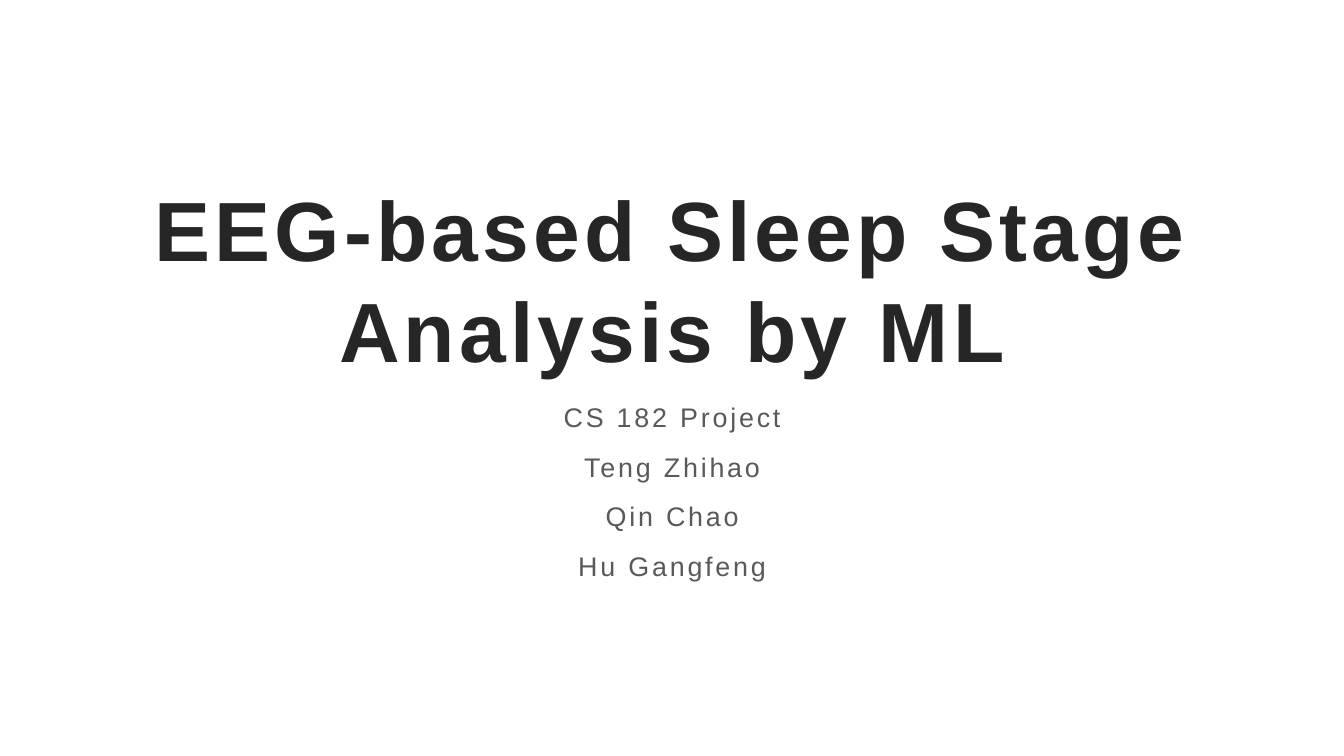
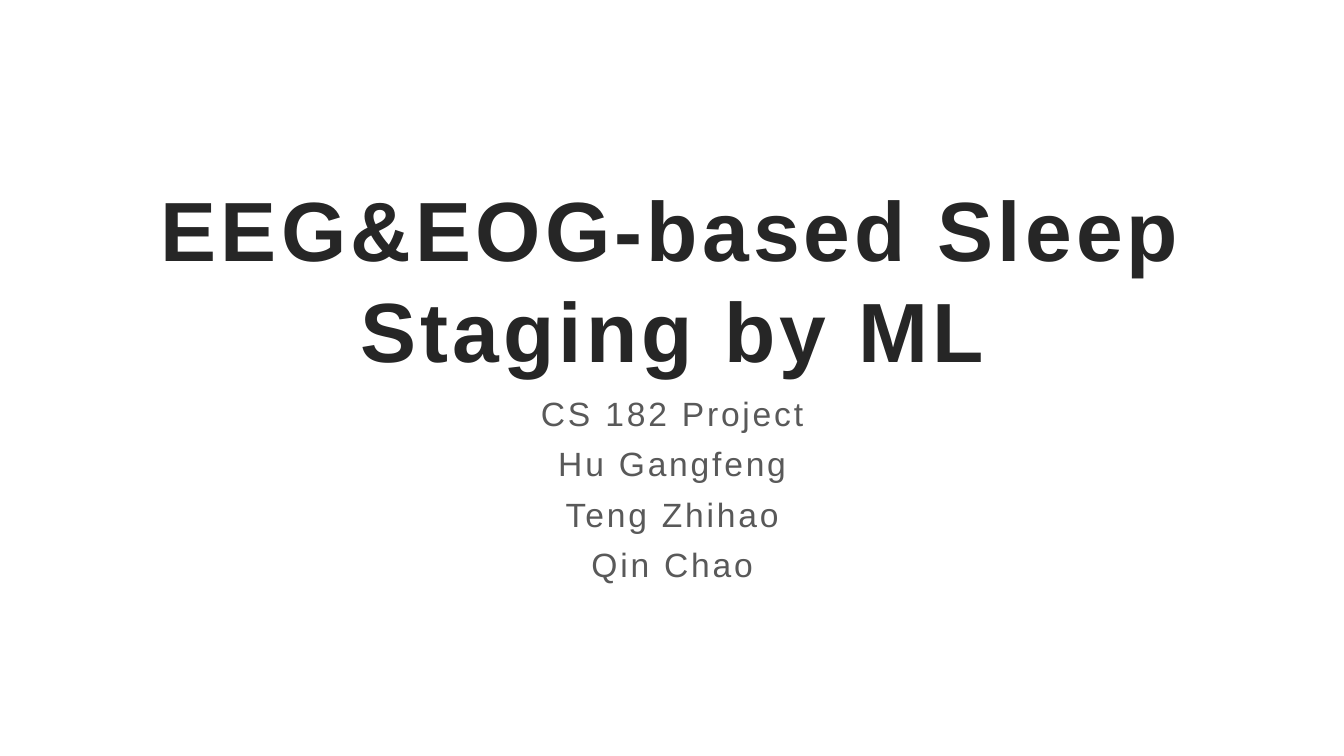
Before and after one commit to TonyHGF/EEG-Sleep-Staging, a slide deck: slide 1 of pre/slides.pptx. Drawn at 1344x756 pixels with LibreOffice and Linux fonts; fonts in the diff are those of the drawing. Boxes give left, top, right and bottom in pixels: in the first picture for what was removed or moved away, otherwise in the second. Text is boxed around its words. In the diff, an @@ line names an element or a change of style, - is before the commit and + after.

```diff
--- a/pre/slides.pptx
+++ b/pre/slides.pptx
@@ title at (161,200,1179,377): text changed @@
-EEG-based Sleep Stage Analysis by ML
+EEG&EOG-based Sleep Staging by ML
@@ subtitle at (541,401,803,584): size 19.2 to 24 pt in "CS 182 Project", "Teng Zhihao", "Qin Chao"; line spacing 1.1 to 0.9 @@
@@ subtitle at (558,451,786,483): paragraph added @@
+Hu Gangfeng
@@ subtitle at (578,556,765,581): paragraph removed @@
-Hu Gangfeng
```
Also in this commit, not shown: 4 other slides changed, 3 slides added, 16 other files.
